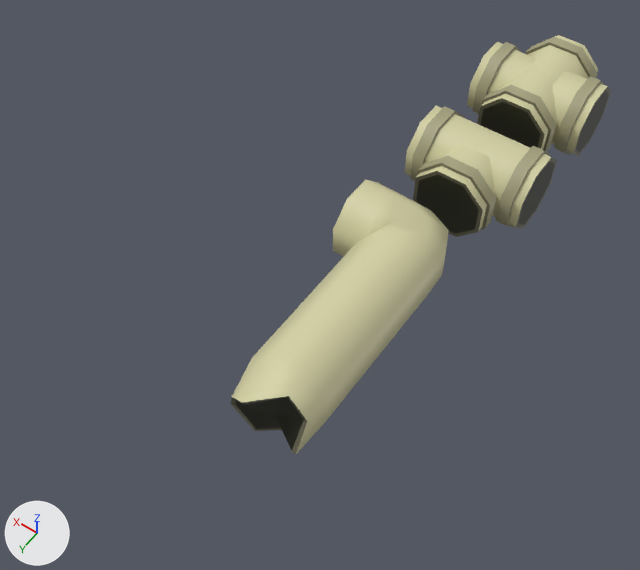
The FBX model Assets/Art/Models/Structures/Pipes/DisposalPipes.fbx as it was, and as the next commit left it.
The view is the same before and after, from a 50 mm camera at (0.09, 3.82, 4.26) aimed at (2.48, 0.48, -0.99). The lights are fixed; the arrows at lower left show +X, +Y and +Z. Where no turn or scale is listed for an object, it has been applied to the vertices.

Names of what the first picture shows: 'DisposalPipeBroken', 'DisposalPipeI', 'DisposalPipeL', 'DisposalPipeT', 'DisposalPipeX'.
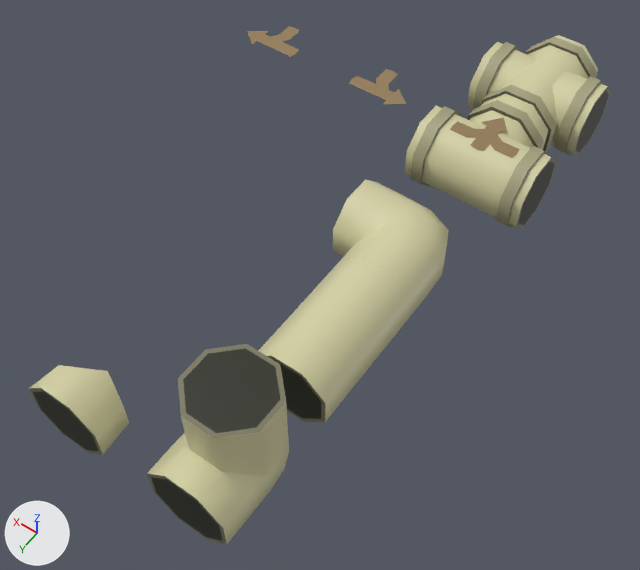
The newer file is also turned or shifted as a whole; pictures and numbers use the older file's frame.

The change, as a diff of the scene's bpy script:
```diff
--- a/Assets/Art/Models/Structures/Pipes/DisposalPipes.fbx.py
+++ b/Assets/Art/Models/Structures/Pipes/DisposalPipes.fbx.py
@@ me_piperedunderbroken_013 @@
 me_piperedunderbroken_013.from_pydata(...)  # 33 vertices, 33 faces; spans x -0.29..0.29, y -0.5..-0.155, z -0.96..-0.369
 # used by ob_disposalpipebroken; location = (2.0, 2.0, 0.0)
+# me_piperedunderbroken_013 part 1: the whole mesh is turned -180 degrees about the z axis through its middle, then moved by (1.0, 0.655, 0.0)
 me_piperedunderbroken_013.materials.append(mat_palette05)
@@ me_piperedundermanifold_002 @@
 me_piperedundermanifold_002.from_pydata(...)  # 152 vertices, 116 faces; spans x -0.5..0.5, y -0.312..0.5, z -0.982..-0.358
 # used by ob_disposalpipet; location = (2.0, -1.0, 0.0)
+# me_piperedundermanifold_002 part 2: the whole mesh is turned -180 degrees about the z axis through the mesh origin
 me_piperedundermanifold_002.materials.append(mat_palette05)
@@ me_plane_015 @@
+me_plane_015.from_pydata(...)  # 20 vertices, 10 faces; spans x -0.3..0.221, y -0.276..0.118, z -0.392
+me_plane_015.materials.append(mat_palette05)  # picture img_palette05_png
@@ me_piperedunderbent_002 @@
+me_piperedunderbent_002.from_pydata(...)  # 68 vertices, 62 faces; spans x -0.291..0.29, y -0.29..0.5, z -0.305..0.659
+me_piperedunderbent_002.materials.append(mat_palette05)  # picture img_palette05_png
@@ me_plane_018 @@
+me_plane_018.from_pydata(...)  # 29 vertices, 14 faces; spans x -0.276..0.276, y -0.3..0.132, z -0.392
+me_plane_018.materials.append(mat_palette05)  # picture img_palette05_png
@@ me_plane_017 @@
+me_plane_017.from_pydata(...)  # 20 vertices, 10 faces; spans x -0.221..0.3, y -0.276..0.118, z -0.392
+me_plane_017.materials.append(mat_palette05)  # picture img_palette05_png
@@ ob_disposalpipetarrowwest @@
+ob_disposalpipetarrowwest = bpy.data.objects.new('DisposalPipeTArrowWest', me_plane_015)
+ob_disposalpipetarrowwest.location = (3.0, -1.0, 0.015)
@@ ob_disposalpipevertical @@
+ob_disposalpipevertical = bpy.data.objects.new('DisposalPipeVertical', me_piperedunderbent_002)
+ob_disposalpipevertical.location = (2.0, 2.0, -0.655)
@@ ob_disposalpipetarrowsouth @@
+ob_disposalpipetarrowsouth = bpy.data.objects.new('DisposalPipeTArrowSouth', me_plane_018)
+ob_disposalpipetarrowsouth.location = (2.0, -1.0, 0.015)
@@ ob_disposalpipetarroweast @@
+ob_disposalpipetarroweast = bpy.data.objects.new('DisposalPipeTArrowEast', me_plane_017)
+ob_disposalpipetarroweast.location = (4.0, -1.0, 0.015)
```

Boxes (x1, y1, x2, y2) around the edits, measured in the pictures (640 x 570 px):
'DisposalPipeVertical', added: after (147, 344, 289, 545)
'DisposalPipeT', mesh turned: before (404, 106, 557, 237); after (404, 98, 557, 229)
'DisposalPipeBroken', mesh turned: before (231, 356, 325, 455); after (29, 365, 129, 455)
'DisposalPipeTArrowSouth', added (brown): after (450, 118, 520, 158)
'DisposalPipeTArrowWest', added (brown): after (349, 69, 406, 104)
'DisposalPipeTArrowEast', added (brown): after (247, 26, 300, 57)
